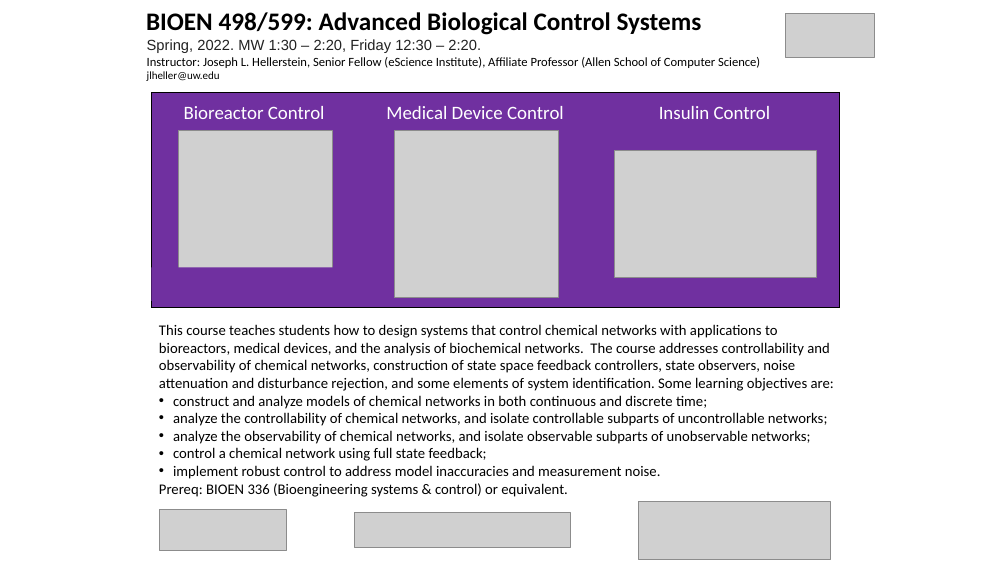
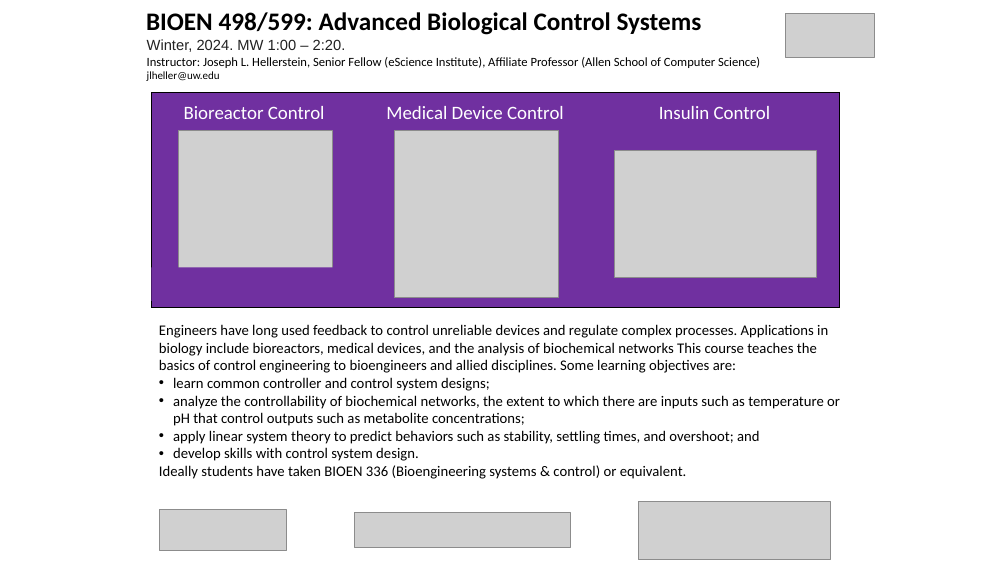
Before and after one commit to ModelEngineering/controlSBML, a slide deck: slide 2 of docs/Advanced Biological Control Systems - Figures.pptx. Drawn at 1008x567 pixels with LibreOffice and Linux fonts; fonts in the diff are those of the drawing; grey boxes stand for pictures. Boxes give left, top, right and bottom in pixels: in the first picture for what was removed or moved away, otherwise in the second. Text is boxed around its words. In the diff, an @@ line names an element or a change of style, - is before the commit and + after.

```diff
--- a/docs/Advanced Biological Control Systems - Figures.pptx
+++ b/docs/Advanced Biological Control Systems - Figures.pptx
@@ text at [147, 39, 346, 52]: text changed @@
-Spring, 2022. MW 1:30 – 2:20, Friday 12:30 – 2:20.
+Winter, 2024. MW 1:00 – 2:20.
@@ text at [159, 324, 840, 479]: text changed @@
-This course teaches students how to design systems that control chemical networks with applications to bioreactors, medical devices, and the analysis of biochemical networks. The course addresses controllability and observability of chemical networks, construction of state space feedback controllers, state observers, noise attenuation and disturbance rejection, and some elements of system identification. Some learning objectives are:
-• construct and analyze models of chemical networks in both continuous and discrete time;
-• analyze the controllability of chemical networks, and isolate controllable subparts of uncontrollable networks;
-• analyze the observability of chemical networks, and isolate observable subparts of unobservable networks;
-• control a chemical network using full state feedback;
-• implement robust control to address model inaccuracies and measurement noise.
-Prereq: BIOEN 336 (Bioengineering systems & control) or equivalent.
+Engineers have long used feedback to control unreliable devices and regulate complex processes. Applications in biology include bioreactors, medical devices, and the analysis of biochemical networks This course teaches the basics of control engineering to bioengineers and allied disciplines. Some learning objectives are:
+• learn common controller and control system designs;
+• analyze the controllability of biochemical networks, the extent to which there are inputs such as temperature or pH that control outputs such as metabolite concentrations;
+• apply linear system theory to predict behaviors such as stability, settling times, and overshoot; and
+• develop skills with control system design.
+Ideally students have taken BIOEN 336 (Bioengineering systems & control) or equivalent.
```
Also in this commit, not shown: 15 other files.
